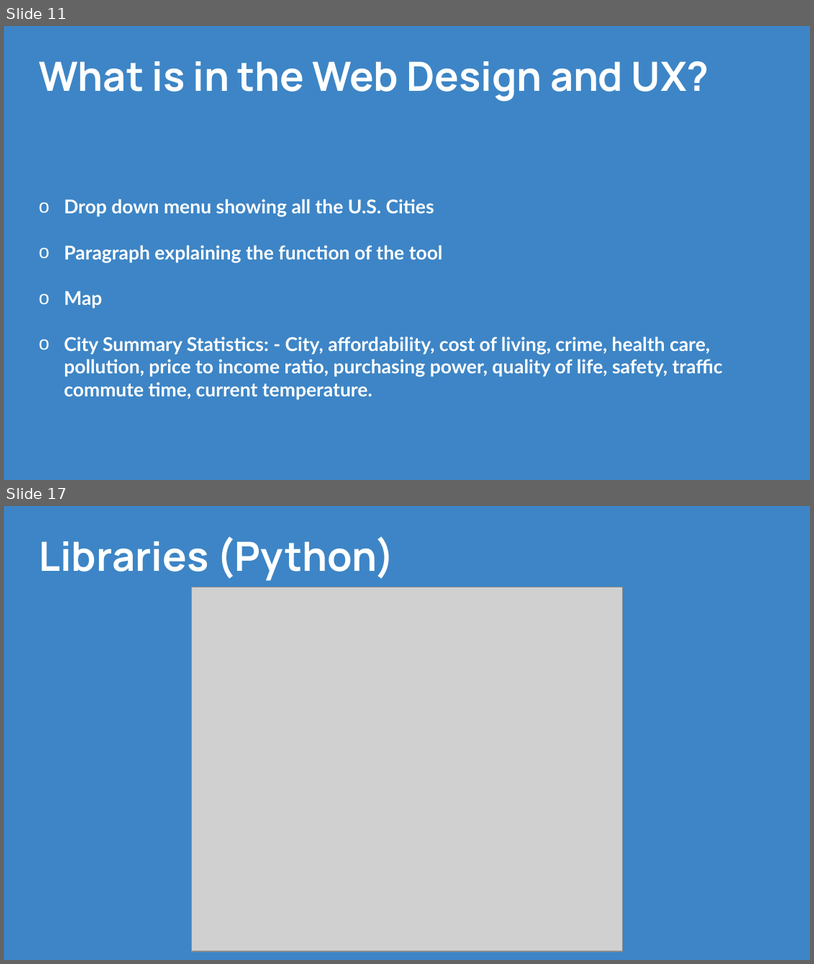
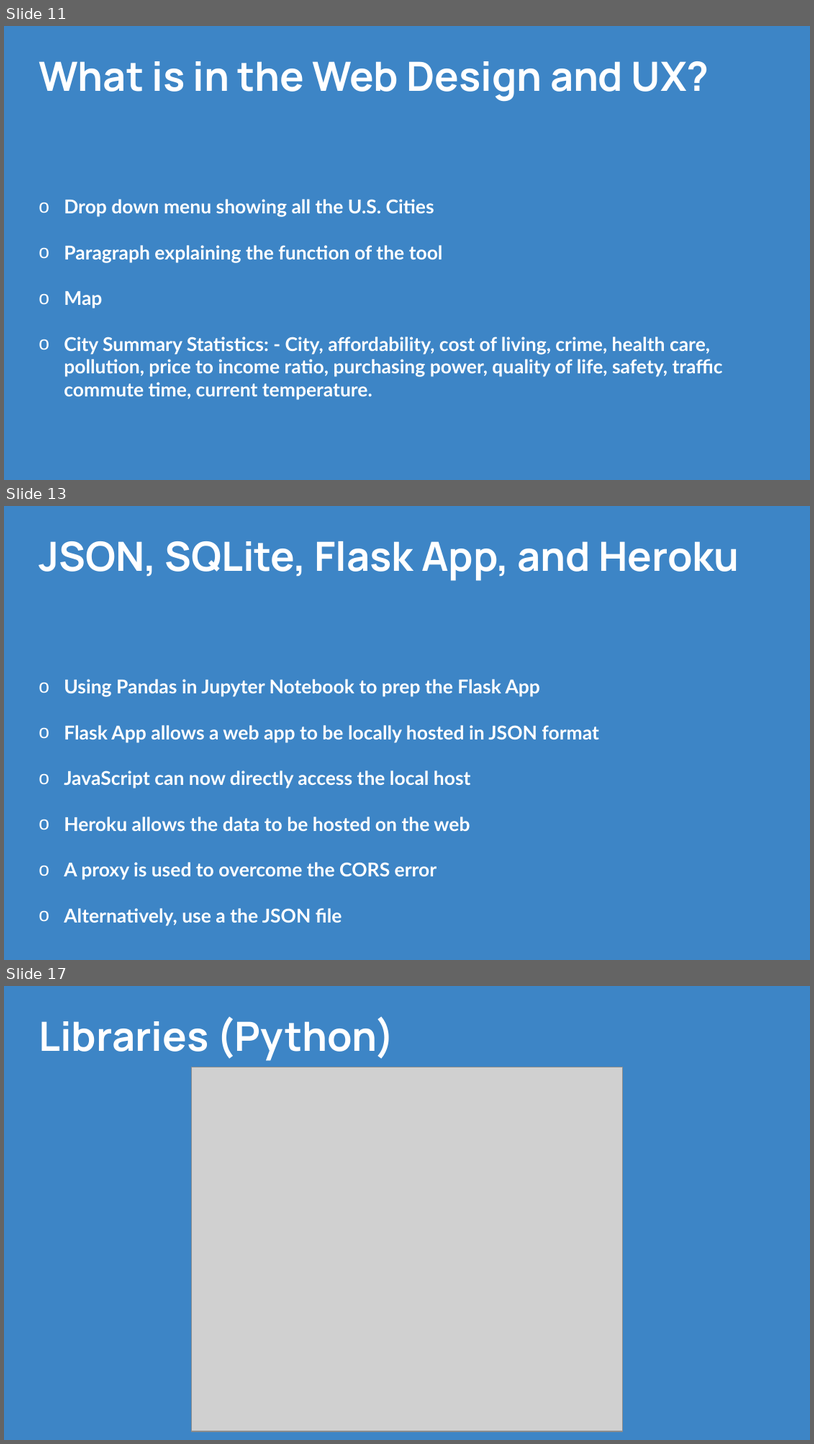
Before and after one commit to CPrince20/Homies, a slide deck: Homies City Collection.pptx. Shown one above the other, each under a label of ours: slides 11 and 17 before the commit, slides 11, 13 and 17 after it; the slides between them are not shown. The pictures are 814x964 and 814x1444 pixels, drawn with LibreOffice and Linux fonts; fonts in the diff are those of the drawing; grey boxes stand for pictures. Boxes give left, top, right and bottom in pixels: in the first picture for what was removed or moved away, otherwise in the second. Text is boxed around its words. In the diff, an @@ line names an element or a change of style, - is before the commit and + after.

```diff
--- a/Homies City Collection.pptx
+++ b/Homies City Collection.pptx
@@ slide 13 added at [4, 506, 810, 960], background #3D85C6 @@
@@ title added at [39, 541, 740, 581], 36 pt, text #FFFFFF, bold @@
+JSON, SQLite, Flask App, and Heroku
@@ text added at [64, 679, 599, 926], 17 pt, text #FFFFFF, bold @@
+o Using Pandas in Jupyter Notebook to prep the Flask App
+o Flask App allows a web app to be locally hosted in JSON format
+o JavaScript can now directly access the local host
+  o Heroku allows the data to be hosted on the web
+  o A proxy is used to overcome the CORS error
+  o Alternatively, use a the JSON file
```
Also in this commit, not shown: 1 slide changed, 3 other slides added, 4 slides removed, 3 other files.
